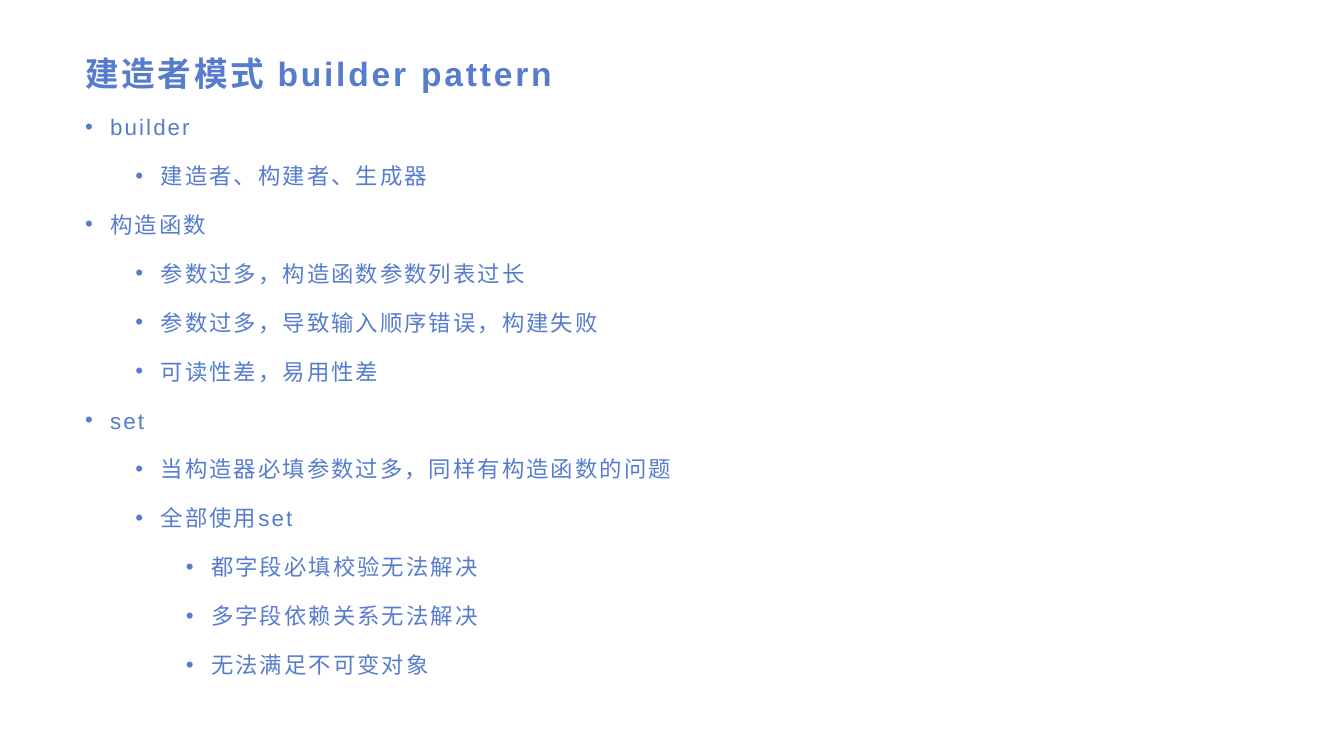
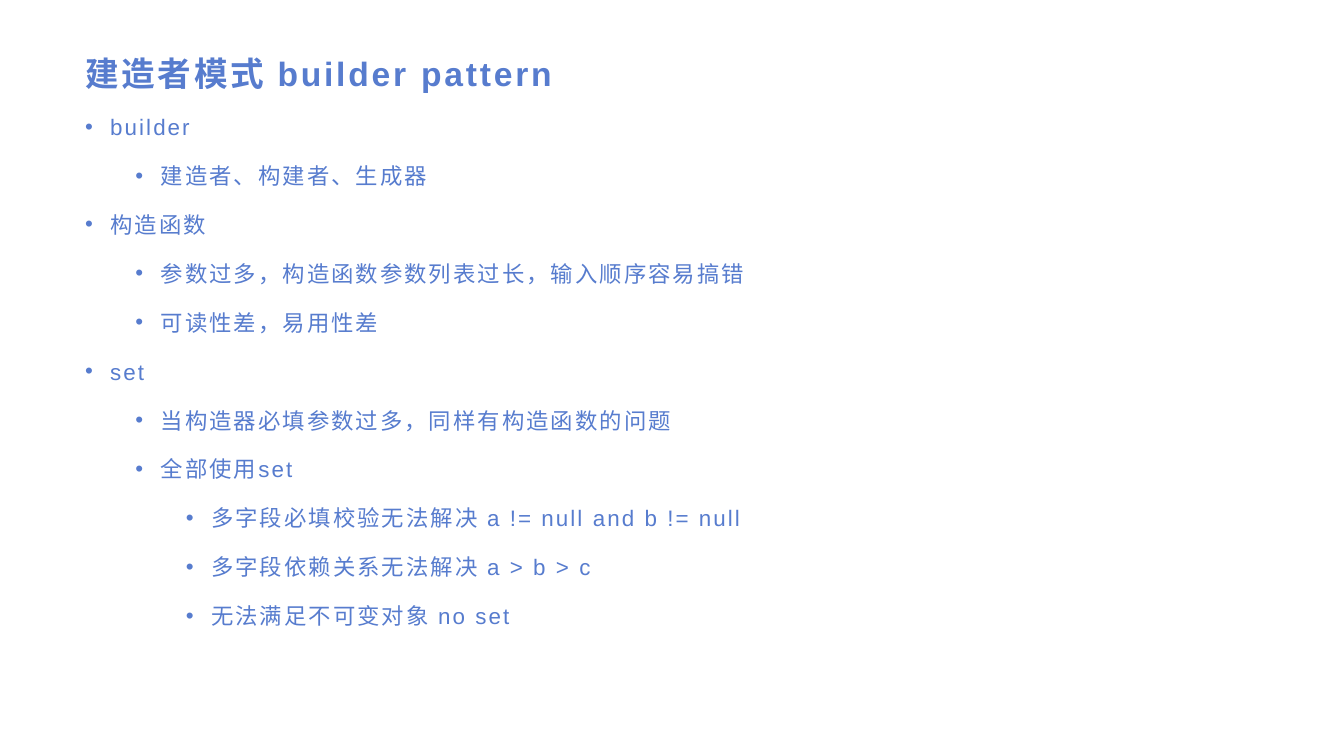
Before and after one commit to nooshhub/just-retry, a slide deck: slide 2 of ppt/6-buider-pattern.pptx. Drawn at 1344x756 pixels with LibreOffice and Linux fonts; fonts in the diff are those of the drawing. Boxes give left, top, right and bottom in pixels: in the first picture for what was removed or moved away, otherwise in the second. Text is boxed around its words. In the diff, an @@ line names an element or a change of style, - is before the commit and + after.

```diff
--- a/ppt/6-buider-pattern.pptx
+++ b/ppt/6-buider-pattern.pptx
@@ text at [161,263,744,284]: text changed @@
-  • 参数过多，构造函数参数列表过长
-  • 参数过多，导致输入顺序错误，构建失败
+  • 参数过多，构造函数参数列表过长，输入顺序容易搞错
@@ text at [211,507,740,626]: text changed @@
-    • 都字段必填校验无法解决
-    • 多字段依赖关系无法解决
-    • 无法满足不可变对象
+    • 多字段必填校验无法解决 a != null and b != null
+    • 多字段依赖关系无法解决 a > b > c
+    • 无法满足不可变对象 no set
```
Also in this commit, not shown: 1 other slide changed, 3 other files.
